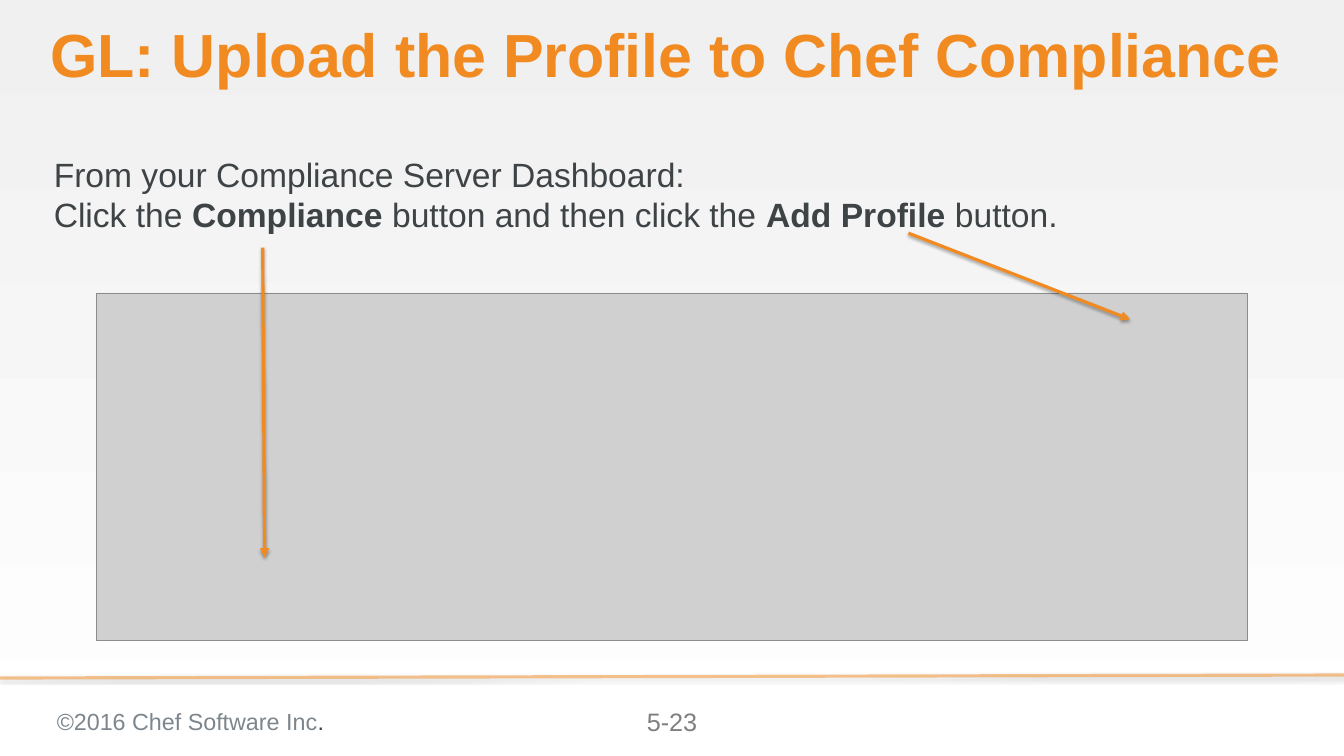
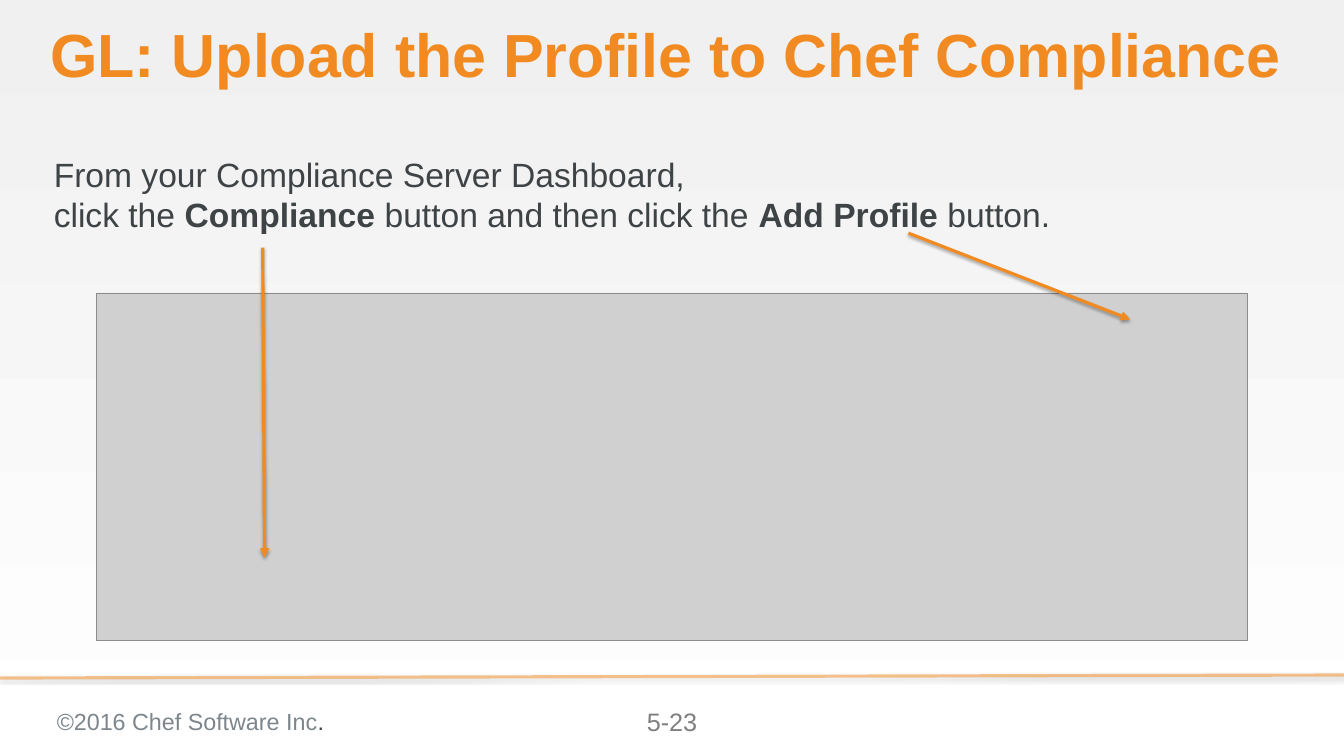
Before and after one commit to bchamby/chef-compliance-installation-configuration-operation, a slide deck: slide 23 of 05-creating-custom-profiles.pptx. Drawn at 1344x756 pixels with LibreOffice and Linux fonts; fonts in the diff are those of the drawing; grey boxes stand for pictures; background and template pictures are left out. Boxes give left, top, right and bottom in pixels: in the first picture for what was removed or moved away, otherwise in the second. Text is boxed around its words. In the diff, an @@ line names an element or a change of style, - is before the commit and + after.

```diff
--- a/05-creating-custom-profiles.pptx
+++ b/05-creating-custom-profiles.pptx
@@ text at (x1=54, y1=162, x2=1050, y2=234): text changed @@
-From your Compliance Server Dashboard:
-Click the Compliance button and then click the Add Profile button.
+From your Compliance Server Dashboard,
+click the Compliance button and then click the Add Profile button.
```
Also in this commit, not shown: 2 other slides changed, 1 slide added, 2 other files.
